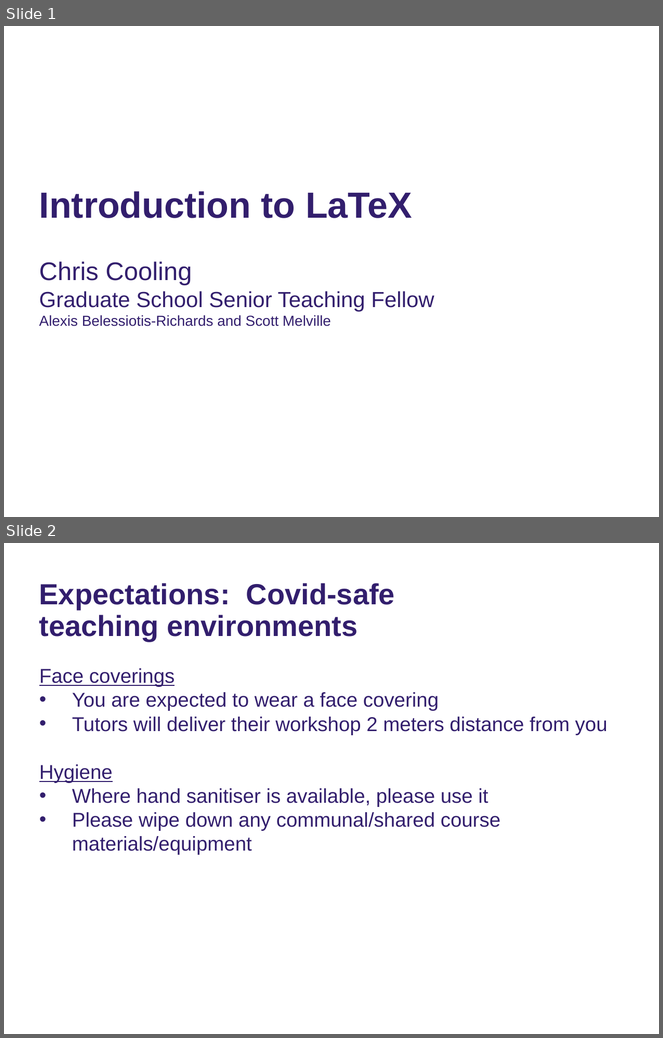
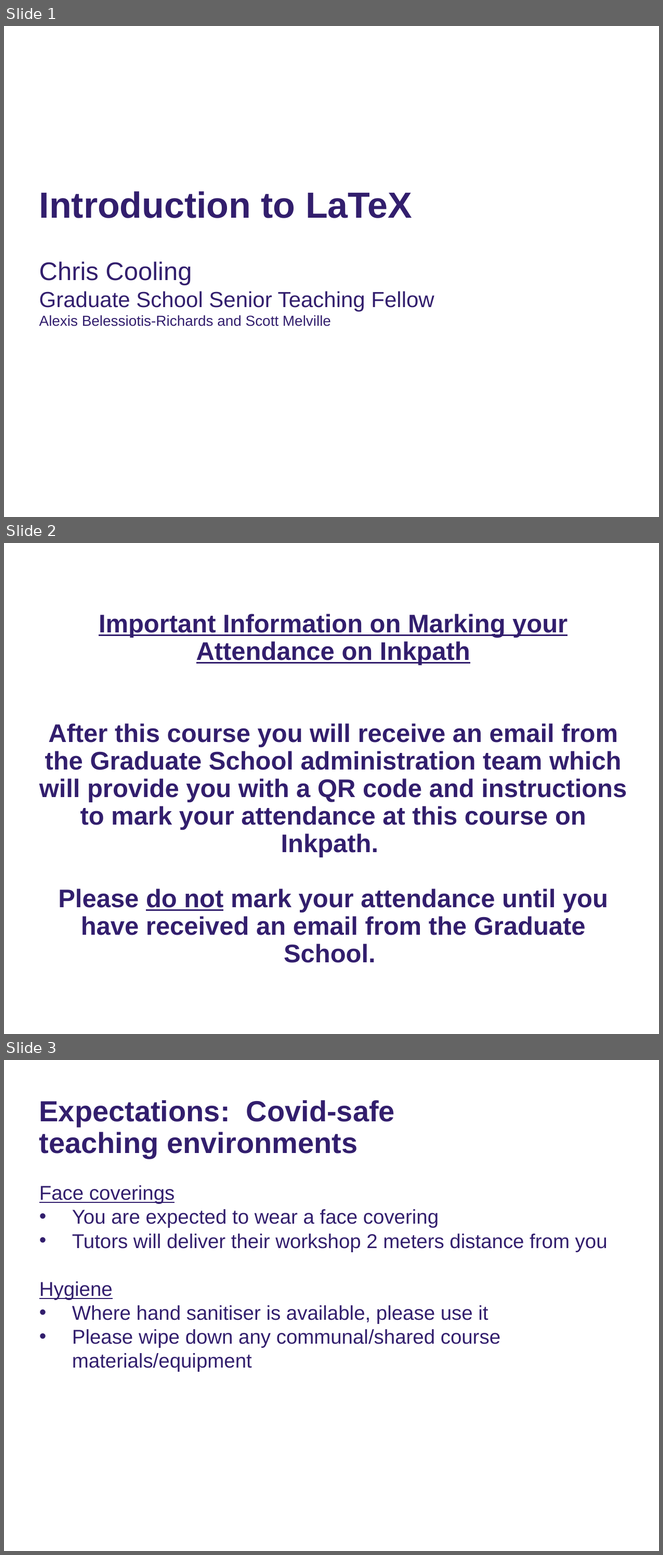
Before and after one commit to ImperialCollegeLondon/RCDS-introduction-to-latex, a slide deck: Intro to Latex Slides.pptx. Shown one above the other, each under a label of ours: slides 1 and 2 before the commit, slides 1, 2 and 3 after it. The pictures are 663x1038 and 663x1555 pixels, drawn with LibreOffice and Linux fonts; fonts in the diff are those of the drawing; background and template pictures are left out. Boxes give left, top, right and bottom in pixels: in the first picture for what was removed or moved away, otherwise in the second. Text is boxed around its words. In the diff, an @@ line names an element or a change of style, - is before the commit and + after.

Commit message:
Added Inkpath slide

```diff
--- a/Intro to Latex Slides.pptx
+++ b/Intro to Latex Slides.pptx
@@ slide 2 added at bbox=[4, 543, 659, 1034], background #FFFFFF @@
@@ title added at bbox=[39, 641, 627, 963], 28 pt, text #321E6D, bold @@
+Important Information on Marking your Attendance on Inkpath
+After this course you will receive an email from the Graduate School administration team which will provide you with a QR code and instructions to mark your attendance at this course on Inkpath.
+Please do not mark your attendance until you have received an email from the Graduate School.
@@ what was slide 2 is now slide 3 @@
```
